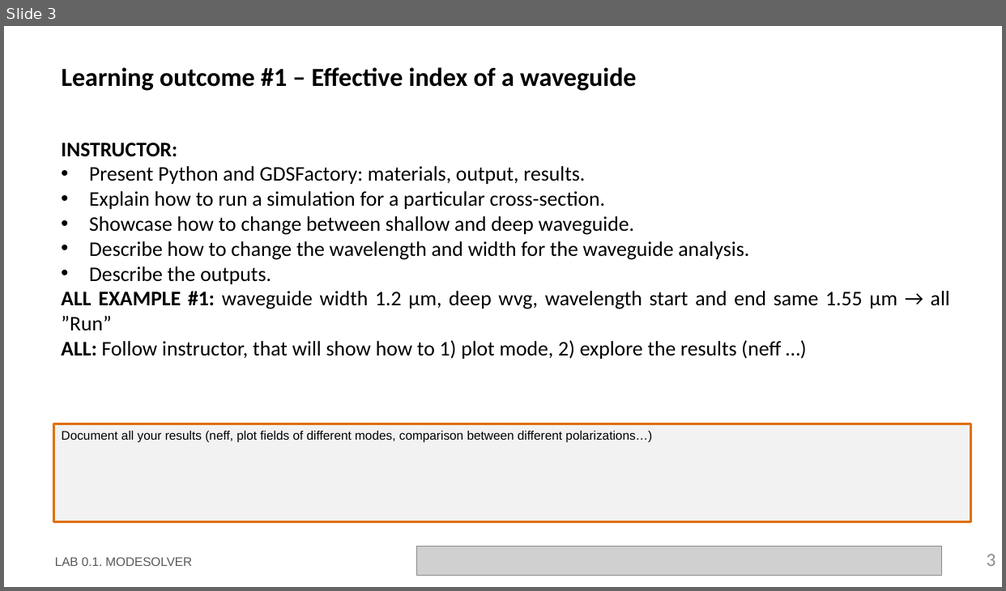
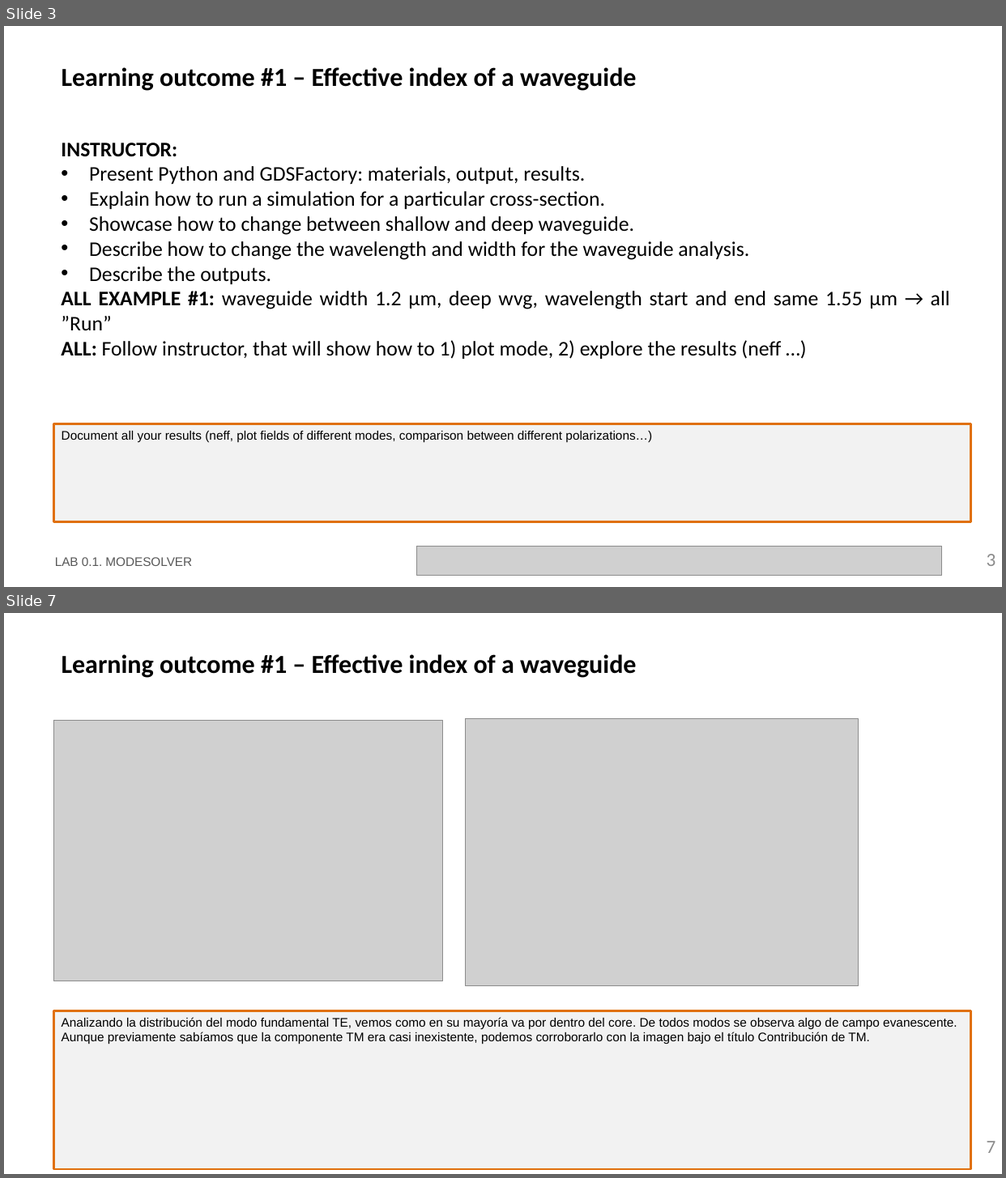
Before and after one commit to RobertoFernandezSevilla/pic-upv-lab0, a slide deck: LabBook_010.pptx. Shown one above the other, each under a label of ours: slide 3 before the commit, slides 3 and 7 after it; the slides between them are not shown. The pictures are 1006x591 and 1006x1178 pixels, drawn with LibreOffice and Linux fonts; fonts in the diff are those of the drawing; grey boxes stand for pictures; background and template pictures are left out. Boxes give left, top, right and bottom in pixels: in the first picture for what was removed or moved away, otherwise in the second. Text is boxed around its words. In the diff, an @@ line names an element or a change of style, - is before the commit and + after.

```diff
--- a/LabBook_010.pptx
+++ b/LabBook_010.pptx
@@ slide 7 added at box(4, 613, 1002, 1174), background #FFFFFF @@
@@ title added at box(62, 654, 636, 678), 25 pt, text #000000, bold @@
+Learning outcome #1 – Effective index of a waveguide
@@ picture added at box(53, 720, 443, 982) @@
@@ picture added at box(466, 718, 859, 986) @@
@@ rectangle added at box(54, 1012, 971, 1170), fill #F2F2F2, outline #E0700D 2.25 pt, 12 pt, text #000000 @@
+Analizando la distribución del modo fundamental TE, vemos como en su mayoría va por dentro del core. De todos modos se observa algo de campo evanescente.
+Aunque previamente sabíamos que la componente TM era casi inexistente, podemos corroborarlo con la imagen bajo el título Contribución de TM.
@@ text added at box(54, 1142, 279, 1157), 12 pt, text #585858 @@
+LAB 0.1. MODESOLVER
@@ page number added at box(987, 1141, 996, 1153), 18 pt, text #8C8C8C @@
+7
```
Also in this commit, not shown: 5 other slides added, 3 other files.
